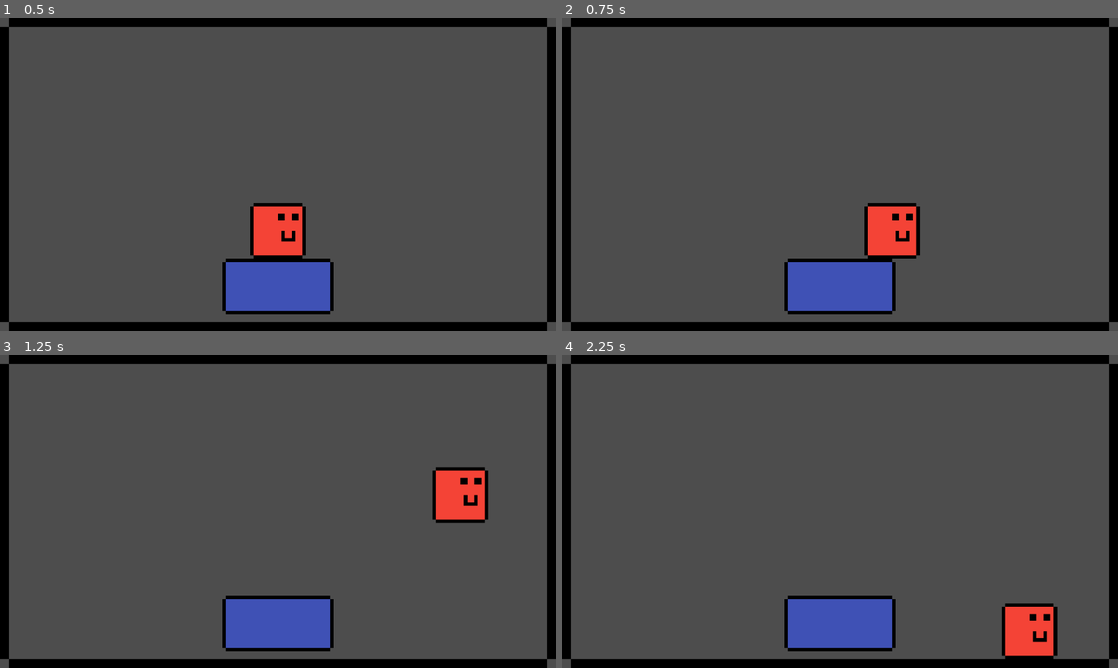
Above: before the commit, frames 1-4 (two rows, left to right).
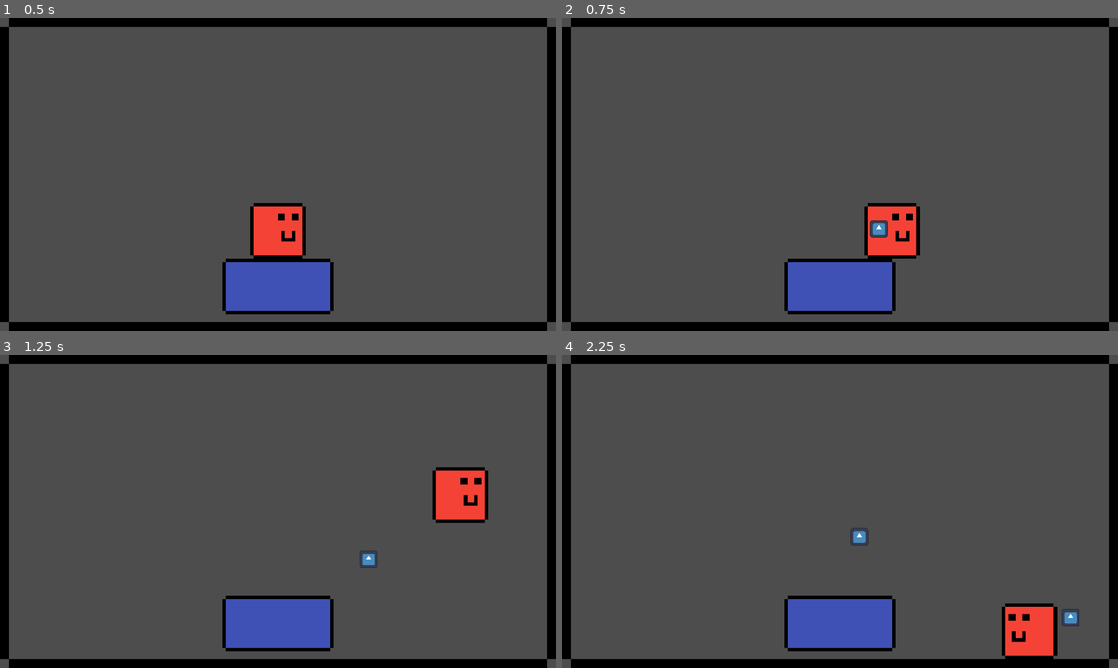
Above: after the commit, the same moments.

Repository: Curtis-McCartney/weekly-jam--2
Game: Godot game, scene res://Scenes/main.tscn
Two runs of this game, one before a commit and one after it. Both use one fixed random seed, a clock stepped at 60 frames per second and the inputs below. The engine's default icon, where the game draws it, is replaced by a stand-in: a white triangle on a blue panel in a dark square.
Inputs (mouse positions are in pixels of both pictures, inside the frame that each line leads up to):
- Up to frame 1 (0.5 s): no input
- Up to frame 2 (0.75 s): move the mouse to (962, 158) at 0.52 s; hold D (Move_Right) from 0.53 s (still down); click (962, 158) at 0.6 s
- Up to frame 3 (1.25 s): keep holding D (Move_Right); tap Space (Jump) at 0.77 s
- Up to frame 4 (2.25 s): move the mouse to (728, 527) at 1.27 s; click (728, 527) at 1.35 s; tap Space (Jump) at 1.52 s; move the mouse to (895, 442) at 2.02 s; release D (Move_Right) at 2.03 s; hold A (Move_Left) from 2.03 s (still down); click (895, 442) at 2.1 s

Frame 1 is identical in both runs. In frame 2, 0.2% of the frame differs, in the area x 55-59%, y 64-71%; in frame 3, 0.1%; in frame 4, 0.5%, in the area x 51-93%, y 55-92%.

Commit message:
Add paint pot spawner and update paint pot logic
Introduced Paint_Pot_Spawner node and script to allow spawning and shooting paint pots on mouse click. Updated paint_pot.gd to use a direction and move accordingly. Adjusted paint pot scene properties for mass and gravity, and linked the spawner in the player scene. Also improved player.gd to flip the sprite based on movement direction.

Diff:
--- a/Scenes/main.tscn
+++ b/Scenes/main.tscn
@@ -11,7 +11,6 @@
 position_smoothing_enabled = true
 
 [node name="Player" parent="." instance=ExtResource("1_jjgbg")]
-paint_gravity_scale = 1.0
 
 [node name="World_Border" parent="." instance=ExtResource("2_8gbba")]
 
--- a/Scenes/paint_pot.tscn
+++ b/Scenes/paint_pot.tscn
@@ -8,6 +8,8 @@
 [node name="Paint_Pot" type="RigidBody2D"]
 collision_layer = 0
 collision_mask = 0
+mass = 0.001
+gravity_scale = 0.0
 script = ExtResource("1_d6j7m")
 
 [node name="Paint_Pot_Sprite" type="Sprite2D" parent="."]
--- a/Scenes/player.tscn
+++ b/Scenes/player.tscn
@@ -1,6 +1,7 @@
-[gd_scene load_steps=10 format=3 uid="uid://cjvvw4wiqfvkm"]
+[gd_scene load_steps=11 format=3 uid="uid://cjvvw4wiqfvkm"]
 
 [ext_resource type="Script" uid="uid://3rvwq1ip1tah" path="res://Scripts/player.gd" id="1_cvnsp"]
+[ext_resource type="Script" uid="uid://24rra1lkjdbn" path="res://Scripts/paint_pot_spawner.gd" id="2_fkybt"]
 [ext_resource type="Texture2D" uid="uid://cnctn6b6e5bmb" path="res://Assets/player_blue.png" id="2_vgqql"]
 [ext_resource type="Texture2D" uid="uid://dnnox2gglg1u3" path="res://Assets/player_red.png" id="3_fkybt"]
 [ext_resource type="Texture2D" uid="uid://u5snetcj4nj1" path="res://Assets/player_yellow.png" id="4_x3wgy"]
@@ -50,7 +51,11 @@
 [node name="Player" type="CharacterBody2D" groups=["Player"]]
 script = ExtResource("1_cvnsp")
 
+[node name="Paint_Pot_Spawner" type="Node2D" parent="."]
+script = ExtResource("2_fkybt")
+
 [node name="Player_Animated_Sprite" type="AnimatedSprite2D" parent="."]
+unique_name_in_owner = true
 sprite_frames = SubResource("SpriteFrames_v0iea")
 animation = &"Red"
 
--- a/Scripts/paint_pot.gd
+++ b/Scripts/paint_pot.gd
@@ -1,4 +1,8 @@
 extends RigidBody2D
 
-@export var initial_speed: float = 600.0
+@export var speed: float = 600.0
 @export var gravity: float = 1.0
+var thrown_direction
+
+func _process(delta: float) -> void:
+	position -= thrown_direction * speed * delta
--- /dev/null
+++ b/Scripts/paint_pot_spawner.gd
@@ -0,0 +1,14 @@
+extends Node2D
+
+@onready var paint_pot_scene: PackedScene = preload("res://Scenes/paint_pot.tscn")
+
+func _process(_delta: float) -> void:
+	if Input.is_action_just_pressed("Mouse_Click"):
+		shoot_paint_pot()
+
+func shoot_paint_pot():
+	var pot_to_instantiate = paint_pot_scene.instantiate()
+	pot_to_instantiate.global_position = global_position
+	pot_to_instantiate.thrown_direction = (position - get_global_mouse_position()).normalized()
+
+	get_tree().current_scene.add_child(pot_to_instantiate)
--- a/Scripts/player.gd
+++ b/Scripts/player.gd
@@ -2,7 +2,10 @@
 
 @export var speed = 300.0
 @export var jump_velocity = -400.0
+@onready var animated_sprite: AnimatedSprite2D = %Player_Animated_Sprite
 
+func _ready() -> void:
+	pass
 
 func _physics_process(delta: float) -> void:
 	# Add the gravity.
@@ -17,6 +20,7 @@
 	var direction := Input.get_axis("Move_Left", "Move_Right")
 	if direction:
 		velocity.x = direction * speed
+		animated_sprite.flip_h = direction < 0
 	else:
 		velocity.x = move_toward(velocity.x, 0, speed)
 
Not shown, added: Scripts/paint_pot_spawner.gd.uid
